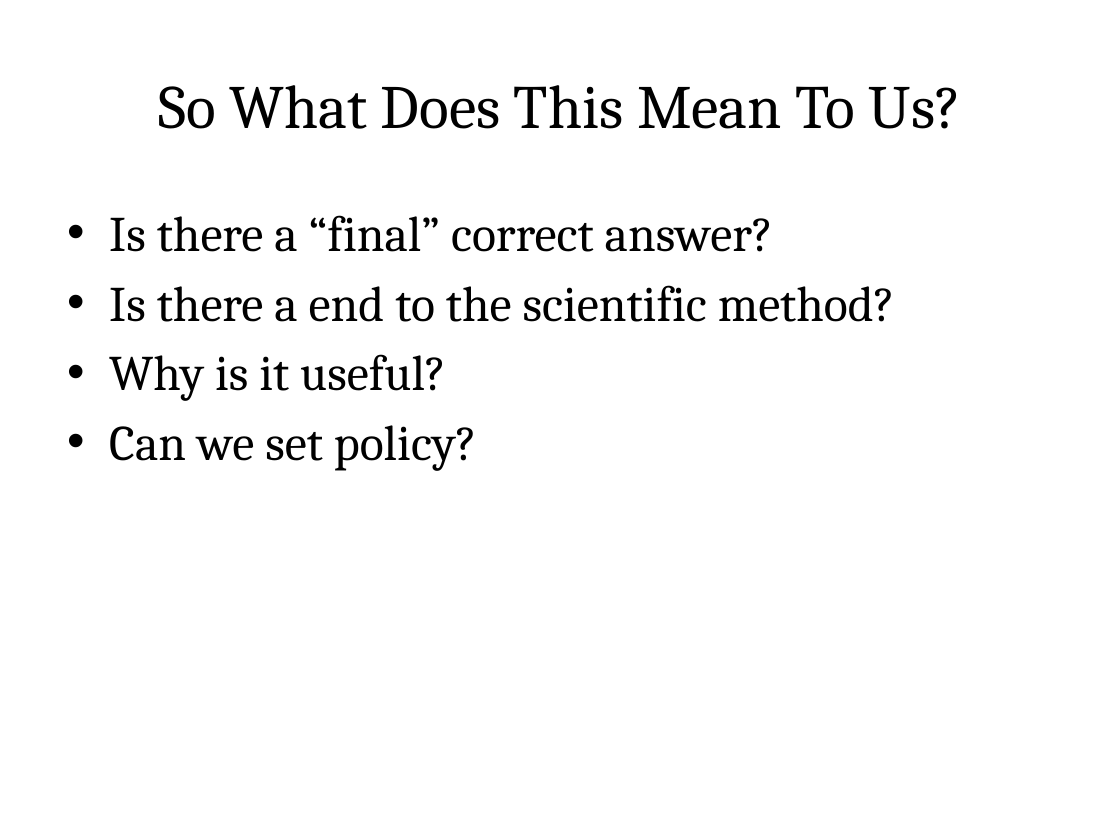
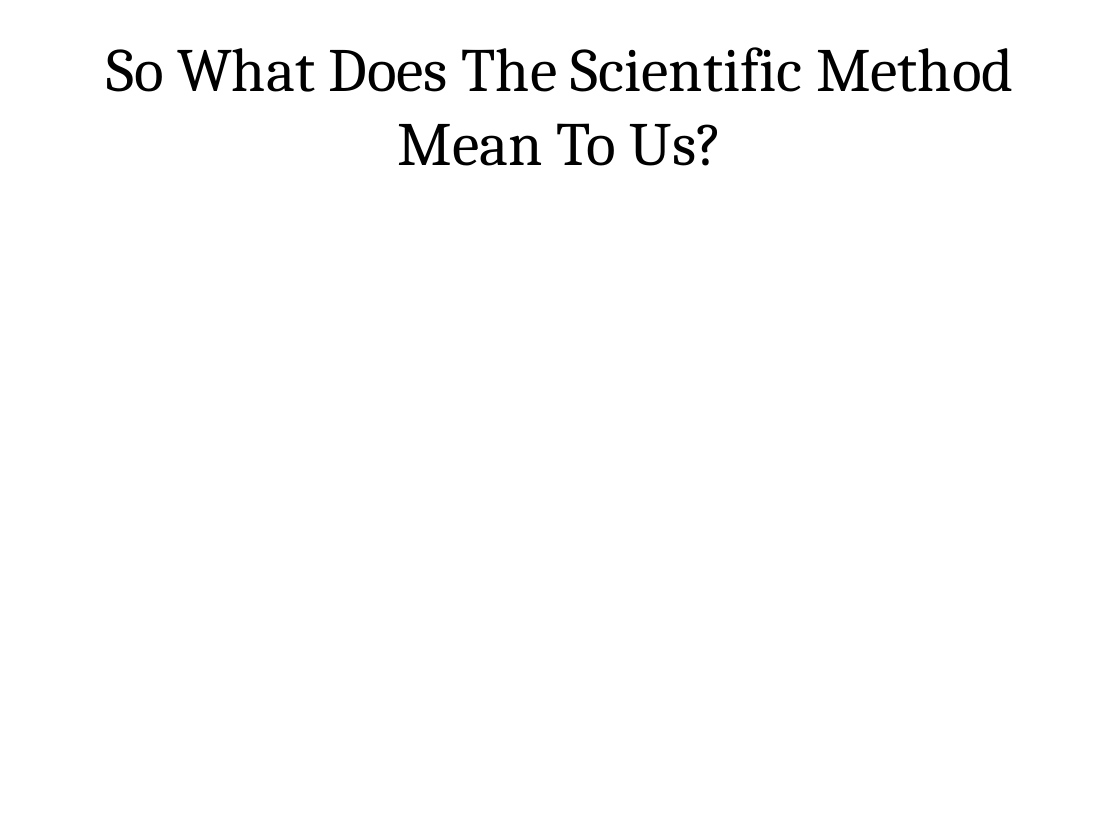
Before and after one commit to zoechao/teaching, a slide deck: slide 8 of womenwaterwork/data_data_everywhere.pptx. Drawn at 1120x840 pixels with LibreOffice and Linux fonts; fonts in the diff are those of the drawing. Boxes give left, top, right and bottom in pixels: in the first picture for what was removed or moved away, otherwise in the second. Text is boxed around its words. In the diff, an @@ line names an element or a change of style, - is before the commit and + after.

```diff
--- a/womenwaterwork/data_data_everywhere.pptx
+++ b/womenwaterwork/data_data_everywhere.pptx
@@ title at bbox=[106, 47, 1014, 166]: text changed @@
-So What Does This Mean To Us?
+So What Does The Scientific Method Mean To Us?
@@ text removed at bbox=[109, 215, 895, 471] @@
-• Is there a “final” correct answer?
-• Is there a end to the scientific method?
-• Why is it useful?
-• Can we set policy?
```
Also in this commit, not shown: 3 other slides changed, 2 slides added, 1 other file.
